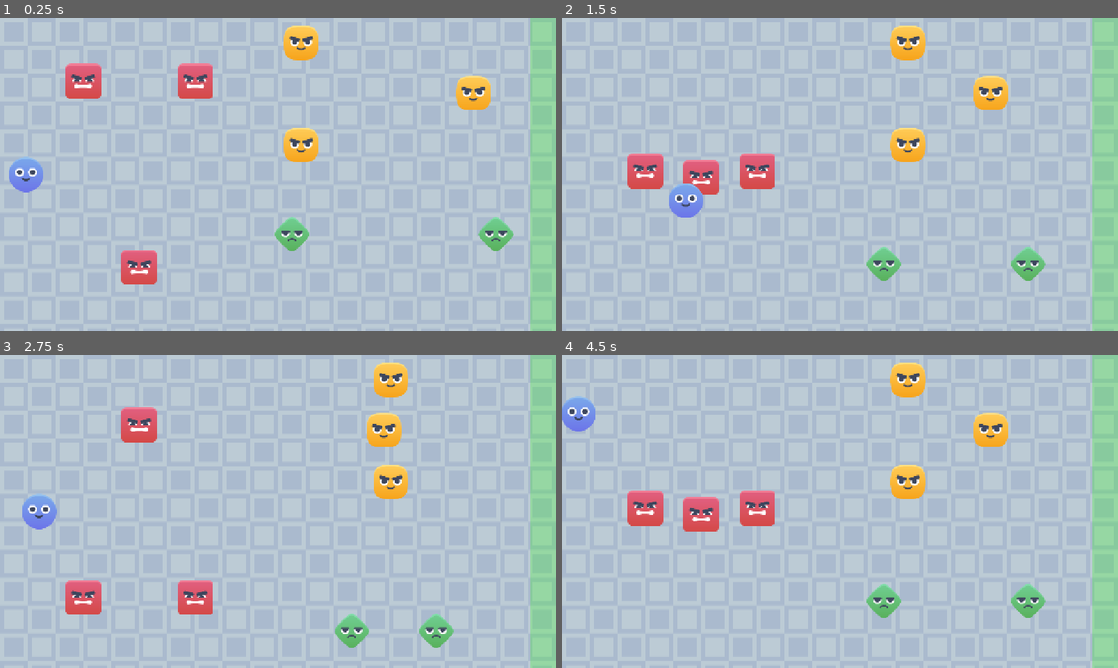
Above: before the commit, frames 1-4 (two rows, left to right).
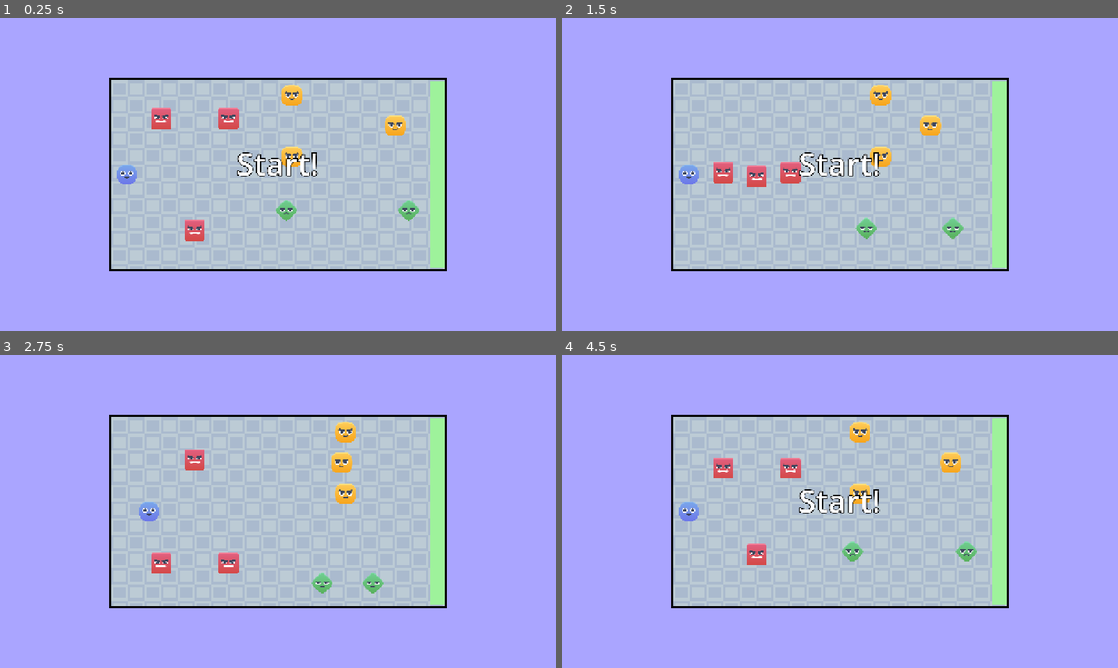
Above: after the commit, the same moments.

Repository: Chaotic-Legend/Danger-Dodge
Game: Godot game, scene res://scenes/game.tscn
Two runs of this game, one before a commit and one after it. Both use one fixed random seed, a clock stepped at 60 frames per second and the inputs below.
Inputs:
- Up to frame 1 (0.25 s): no input
- Up to frame 2 (1.5 s): hold D (move_right) 0.53-1.28 s; hold S (move_down) from 1.28 s (still down)
- Up to frame 3 (2.75 s): release S (move_down) at 2.03 s; hold D (move_right) from 2.03 s (still down)
- Up to frame 4 (4.5 s): release D (move_right) at 2.78 s; hold W (move_up) 2.78-3.53 s; hold A (move_left) from 3.53 s (still down); tap R (reset, bound only after the commit) at 4.15 s

The runs differ from the first frame. In frame 1, 69% of the frame differs, in the area x 0-100%, y 0-100%; in frame 2, 70%; in frame 3, 69%; in frame 4, 70%.

Commit message:
Updating the entire game with new features and UI elements.

Diff:
--- a/project.godot
+++ b/project.godot
@@ -14,6 +14,10 @@
 run/main_scene="uid://cocp0uhnaduxp"
 config/features=PackedStringArray("4.6", "Forward Plus")
 config/icon="res://icon.svg"
+
+[autoload]
+
+BGMusic="*uid://bpm1iir405md3"
 
 [display]
 
@@ -47,6 +51,11 @@
 , Object(InputEventKey,"resource_local_to_scene":false,"resource_name":"","device":-1,"window_id":0,"alt_pressed":false …(186 unchanged characters)…
 ]
 }
+reset={
+"deadzone": 0.2,
+"events": [Object(InputEventKey,"resource_local_to_scene":false,"resource_name":"","device":-1,"window_id":0,"alt_pressed":false,"shift_pressed":false,"ctrl_pressed":false,"meta_pressed":false,"pressed":false,"keycode":0,"physical_keycode":82,"key_label":0,"unicode":114,"location":0,"echo":false,"script":null)
+]
+}
 
 [physics]
 
@@ -54,4 +63,6 @@
 
 [rendering]
 
+textures/canvas_textures/default_texture_filter=0
 rendering_device/driver.windows="d3d12"
+environment/defaults/default_clear_color=Color(0.6666667, 0.64705884, 1, 1)
--- /dev/null
+++ b/scenes/bgmusic.tscn
@@ -0,0 +1,7 @@
+[gd_scene format=3 uid="uid://bpm1iir405md3"]
+
+[ext_resource type="AudioStream" uid="uid://bgl17wk43gsb6" path="res://assets/audio/bg_music.ogg" id="1_g84o6"]
+
+[node name="BGMusic" type="AudioStreamPlayer" unique_id=181039123]
+stream = ExtResource("1_g84o6")
+autoplay = true
--- a/scenes/game.tscn
+++ b/scenes/game.tscn
@@ -2,7 +2,6 @@
 
 [ext_resource type="Script" uid="uid://dlhuv3ubm8ukt" path="res://scripts/game.gd" id="1_u5sy4"]
 [ext_resource type="PackedScene" uid="uid://benjpnel47dwy" path="res://scenes/player.tscn" id="1_uwrxv"]
-[ext_resource type="AudioStream" uid="uid://bgl17wk43gsb6" path="res://assets/audio/bg_music.ogg" id="2_0tnpc"]
 [ext_resource type="Texture2D" uid="uid://bphk0dmmq8m1e" path="res://assets/textures/blue_bg.png" id="2_gee14"]
 [ext_resource type="PackedScene" uid="uid://bsfqp0qgpdevr" path="res://scenes/red_enemy.tscn" id="2_lnu2h"]
 [ext_resource type="PackedScene" uid="uid://cnqaw1aymitqy" path="res://scenes/wall.tscn" id="2_yqjtg"]
@@ -21,11 +20,6 @@
 [node name="Game" type="Node2D" unique_id=852591595]
 script = ExtResource("1_u5sy4")
 
-[node name="BGMusic" type="AudioStreamPlayer" parent="." unique_id=1551671045]
-stream = ExtResource("2_0tnpc")
-autoplay = true
-parameters/looping = true
-
 [node name="Background" type="Sprite2D" parent="." unique_id=1674520700]
 texture_repeat = 2
 scale = Vector2(2, 2)
@@ -34,6 +28,24 @@
 region_enabled = true
 region_rect = Rect2(0, 0, 640, 360)
 metadata/_edit_lock_ = true
+
+[node name="ColorRect" type="ColorRect" parent="." unique_id=1179446083]
+z_index = -1
+anchors_preset = 15
+anchor_right = 1.0
+anchor_bottom = 1.0
+offset_left = -10.0
+offset_top = -10.0
+offset_right = 640.0
+offset_bottom = 360.0
+grow_horizontal = 2
+grow_vertical = 2
+scale = Vector2(2, 2)
+color = Color(0, 0, 0, 1)
+
+[node name="Camera2D" type="Camera2D" parent="." unique_id=1764358142]
+position = Vector2(640, 360)
+zoom = Vector2(0.6, 0.6)
 
 [node name="Walls" type="Node2D" parent="." unique_id=1257621182]
 
@@ -58,7 +70,8 @@
 shape = SubResource("RectangleShape2D_yqjtg")
 
 [node name="WinArea" parent="." unique_id=1441771239 instance=ExtResource("6_p57ef")]
-position = Vector2(1251, 361)
+position = Vector2(1252, 360)
+scale = Vector2(0.946, 0.946)
 
 [node name="Enemies" type="Node2D" parent="." unique_id=596120121]
 
@@ -106,6 +119,17 @@
 horizontal_alignment = 1
 vertical_alignment = 1
 
+[node name="StartLabel" type="Label" parent="." unique_id=1288989741]
+visible = false
+offset_left = 385.0
+offset_top = 235.0
+offset_right = 893.0
+offset_bottom = 400.0
+text = "Start!"
+label_settings = SubResource("LabelSettings_gee14")
+horizontal_alignment = 1
+vertical_alignment = 1
+
 [connection signal="body_entered" from="WinArea" to="." method="_on_win_area_body_entered"]
 
 [editable path="Walls/Wall3"]
--- a/scenes/green_enemy.tscn
+++ b/scenes/green_enemy.tscn
@@ -4,7 +4,7 @@
 [ext_resource type="Texture2D" uid="uid://cy0os2op1a3i5" path="res://assets/textures/green_enemy.png" id="2_8d6nc"]
 
 [sub_resource type="RectangleShape2D" id="RectangleShape2D_yk8el"]
-size = Vector2(46, 40)
+size = Vector2(56, 56)
 
 [sub_resource type="Animation" id="Animation_fwcxi"]
 length = 0.001
@@ -49,6 +49,8 @@
 texture = ExtResource("2_8d6nc")
 
 [node name="CollisionShape2D" parent="Area2D" parent_id_path=PackedInt32Array(1726786952) index="1" unique_id=1211488741]
+rotation = 0.7853982
+scale = Vector2(0.9999999, 0.9999999)
 shape = SubResource("RectangleShape2D_yk8el")
 
 [node name="AnimationPlayer" type="AnimationPlayer" parent="." index="1" unique_id=175469531]
--- a/scenes/player.tscn
+++ b/scenes/player.tscn
@@ -5,7 +5,7 @@
 [ext_resource type="AudioStream" uid="uid://cgbt0myhwky40" path="res://assets/audio/hit.wav" id="2_qhqgy"]
 
 [sub_resource type="CircleShape2D" id="CircleShape2D_g2els"]
-radius = 38.0
+radius = 40.0
 
 [node name="Player" type="CharacterBody2D" unique_id=9245583]
 motion_mode = 1
--- a/scenes/red_enemy.tscn
+++ b/scenes/red_enemy.tscn
@@ -2,6 +2,9 @@
 
 [ext_resource type="PackedScene" uid="uid://chw10etwtlq57" path="res://scenes/enemy.tscn" id="1_fsb3w"]
 [ext_resource type="Texture2D" uid="uid://c6ig1nmjvjjw4" path="res://assets/textures/red_square_angry.png" id="2_or7ri"]
+
+[sub_resource type="RectangleShape2D" id="RectangleShape2D_or7ri"]
+size = Vector2(75, 75)
 
 [sub_resource type="Animation" id="Animation_or7ri"]
 length = 0.001
@@ -45,6 +48,9 @@
 [node name="Sprite2D" parent="Area2D" parent_id_path=PackedInt32Array(1726786952) index="0" unique_id=398096494]
 texture = ExtResource("2_or7ri")
 
+[node name="CollisionShape2D" parent="Area2D" parent_id_path=PackedInt32Array(1726786952) index="1" unique_id=1211488741]
+shape = SubResource("RectangleShape2D_or7ri")
+
 [node name="AnimationPlayer" type="AnimationPlayer" parent="." index="1" unique_id=387035615]
 libraries/ = SubResource("AnimationLibrary_faa20")
 autoplay = &"move"
--- a/scenes/win_area.tscn
+++ b/scenes/win_area.tscn
@@ -10,7 +10,7 @@
 [node name="WinArea" type="Area2D" unique_id=1441771239]
 
 [node name="MeshInstance2D" type="MeshInstance2D" parent="." unique_id=995534194]
-modulate = Color(0.100000024, 1, 0, 0.23529412)
+modulate = Color(0.61960787, 0.9490196, 0.60784316, 1)
 mesh = SubResource("QuadMesh_3alhw")
 
 [node name="CollisionShape2D" type="CollisionShape2D" parent="." unique_id=1367200694]
--- a/scenes/yellow_enemy.tscn
+++ b/scenes/yellow_enemy.tscn
@@ -2,6 +2,9 @@
 
 [ext_resource type="PackedScene" uid="uid://chw10etwtlq57" path="res://scenes/enemy.tscn" id="1_tgq7m"]
 [ext_resource type="Texture2D" uid="uid://dvtl2tjd65von" path="res://assets/textures/yellow_enemy.png" id="2_4hmfy"]
+
+[sub_resource type="CircleShape2D" id="CircleShape2D_4hmfy"]
+radius = 40.0
 
 [sub_resource type="Animation" id="Animation_2uwp8"]
 length = 0.001
@@ -45,6 +48,9 @@
 [node name="Sprite2D" parent="Area2D" parent_id_path=PackedInt32Array(1726786952) index="0" unique_id=398096494]
 texture = ExtResource("2_4hmfy")
 
+[node name="CollisionShape2D" parent="Area2D" parent_id_path=PackedInt32Array(1726786952) index="1" unique_id=1211488741]
+shape = SubResource("CircleShape2D_4hmfy")
+
 [node name="AnimationPlayer" type="AnimationPlayer" parent="." index="1" unique_id=996221252]
 libraries/ = SubResource("AnimationLibrary_ro1nu")
 autoplay = &"move"
--- a/scripts/game.gd
+++ b/scripts/game.gd
@@ -1,6 +1,18 @@
 extends Node2D
+
+func _ready():
+	$StartLabel.visible = true
+	$YouWinLabel.visible = false
+	$Player.can_move = false
+	await get_tree().create_timer(2.0).timeout
+	$StartLabel.visible = false
+	$Player.can_move = true
 
 func _on_win_area_body_entered(body: Node2D) -> void:
 	if body is Player:
 		body.queue_free()
 		$YouWinLabel.visible = true
+
+func _process(_delta):
+	if Input.is_action_just_pressed("reset"):
+		get_tree().reload_current_scene()
--- a/scripts/player.gd
+++ b/scripts/player.gd
@@ -4,10 +4,14 @@
 var my_variable = Vector2(10, 8)
 var speed = 300.0
 var spawn_point = Vector2(60, 360)
+var can_move := false
 
 func _physics_process(_delta: float) -> void:
+	if not can_move:
+		velocity = Vector2.ZERO
+		move_and_slide()
+		return
 	var direction = Vector2(0,0)
-
 	if Input.is_action_pressed("move_right"):
 		direction.x = 1
 	if Input.is_action_pressed("move_left"):
@@ -18,7 +22,6 @@
 		direction.y = 1
 
 	direction = direction.normalized()
-
 	velocity = direction * speed
 	move_and_slide()
 
Not shown, added: LICENSE
Not shown, changed: README.md
